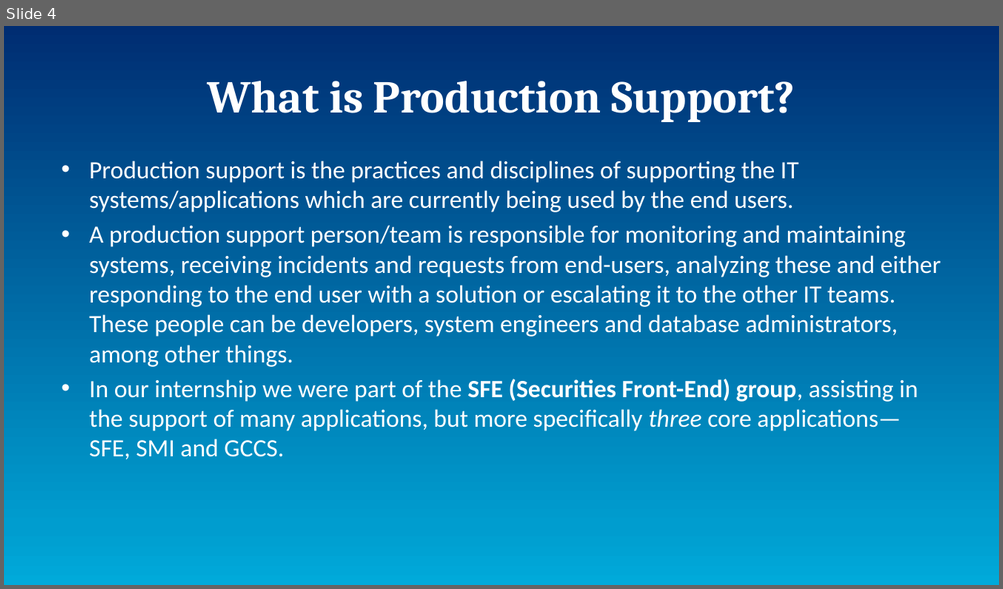
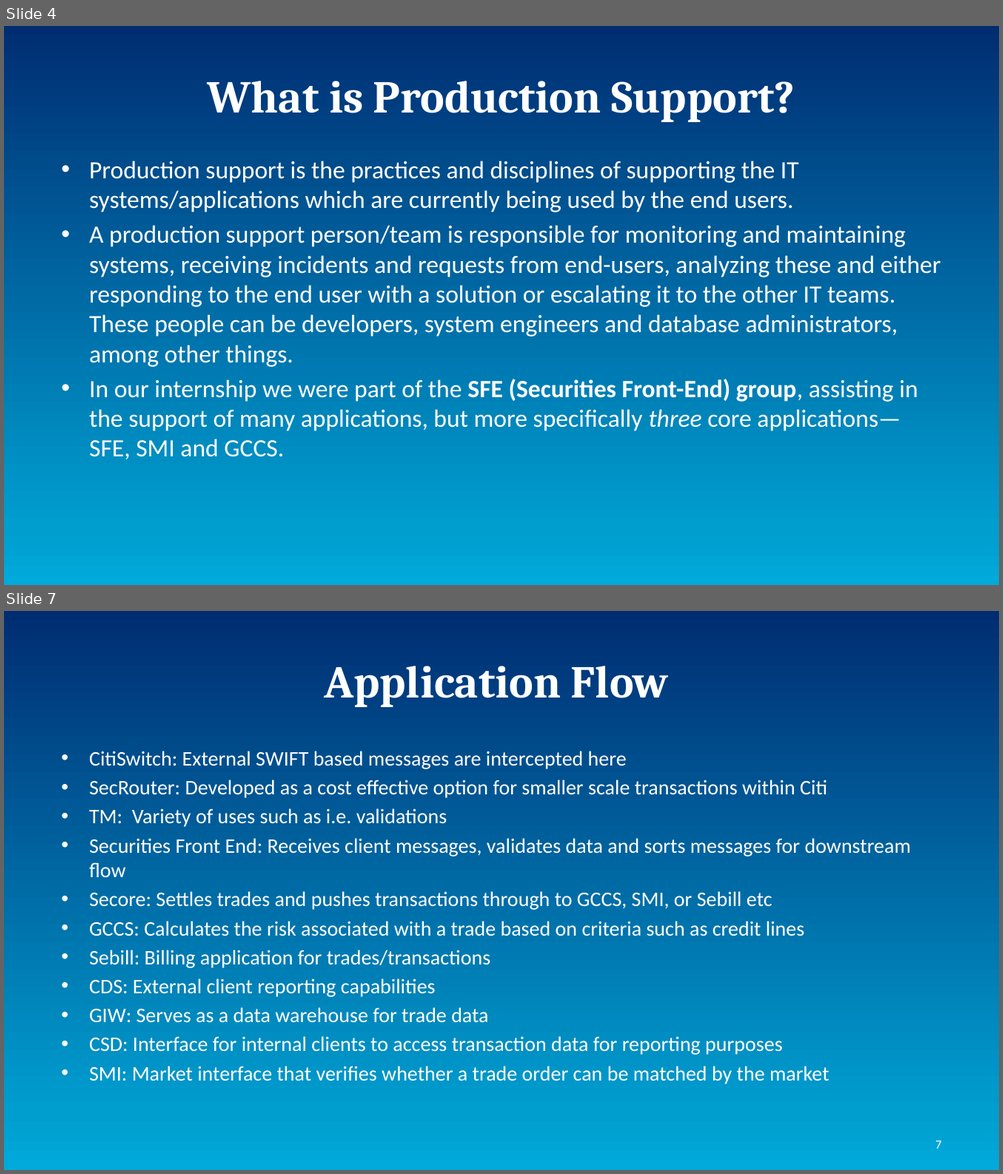
Before and after one commit to AsamiT/selflearn, a slide deck: InternProject.pptx. Shown one above the other, each under a label of ours: slide 4 before the commit, slides 4 and 7 after it; the slides between them are not shown. The pictures are 1003x589 and 1003x1174 pixels, drawn with LibreOffice and Linux fonts; fonts in the diff are those of the drawing. Boxes give left, top, right and bottom in pixels: in the first picture for what was removed or moved away, otherwise in the second. Text is boxed around its words. In the diff, an @@ line names an element or a change of style, - is before the commit and + after.

```diff
--- a/InternProject.pptx
+++ b/InternProject.pptx
@@ slide 7 added at [4,611,999,1170], background gradient #002D72 to #009DCF to #00AADA @@
@@ title added at [324,666,668,707], 44 pt, text #FFFFFF, bold @@
+Application Flow
@@ text added at [89,751,910,1085], 20 pt, text #FFFFFF @@
+• CitiSwitch: External SWIFT based messages are intercepted here
+• SecRouter: Developed as a cost effective option for smaller scale transactions within Citi
+• TM: Variety of uses such as i.e. validations
+• Securities Front End: Receives client messages, validates data and sorts messages for downstream flow
+• Secore: Settles trades and pushes transactions through to GCCS, SMI, or Sebill etc
+• GCCS: Calculates the risk associated with a trade based on criteria such as credit lines
+• Sebill: Billing application for trades/transactions
+• CDS: External client reporting capabilities
+• GIW: Serves as a data warehouse for trade data
+• CSD: Interface for internal clients to access transaction data for reporting purposes
+• SMI: Market interface that verifies whether a trade order can be matched by the market
@@ page number added at [935,1141,941,1149], 12 pt, text #FFFFFF @@
+7
```
Also in this commit, not shown: 5 slides changed, 1 other slide added, 1 slide removed.
